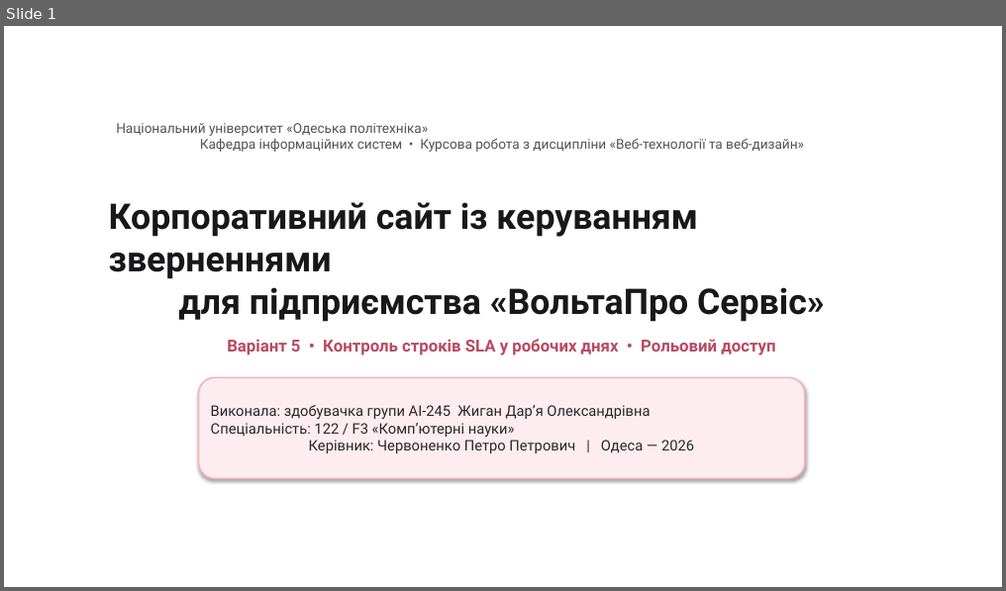
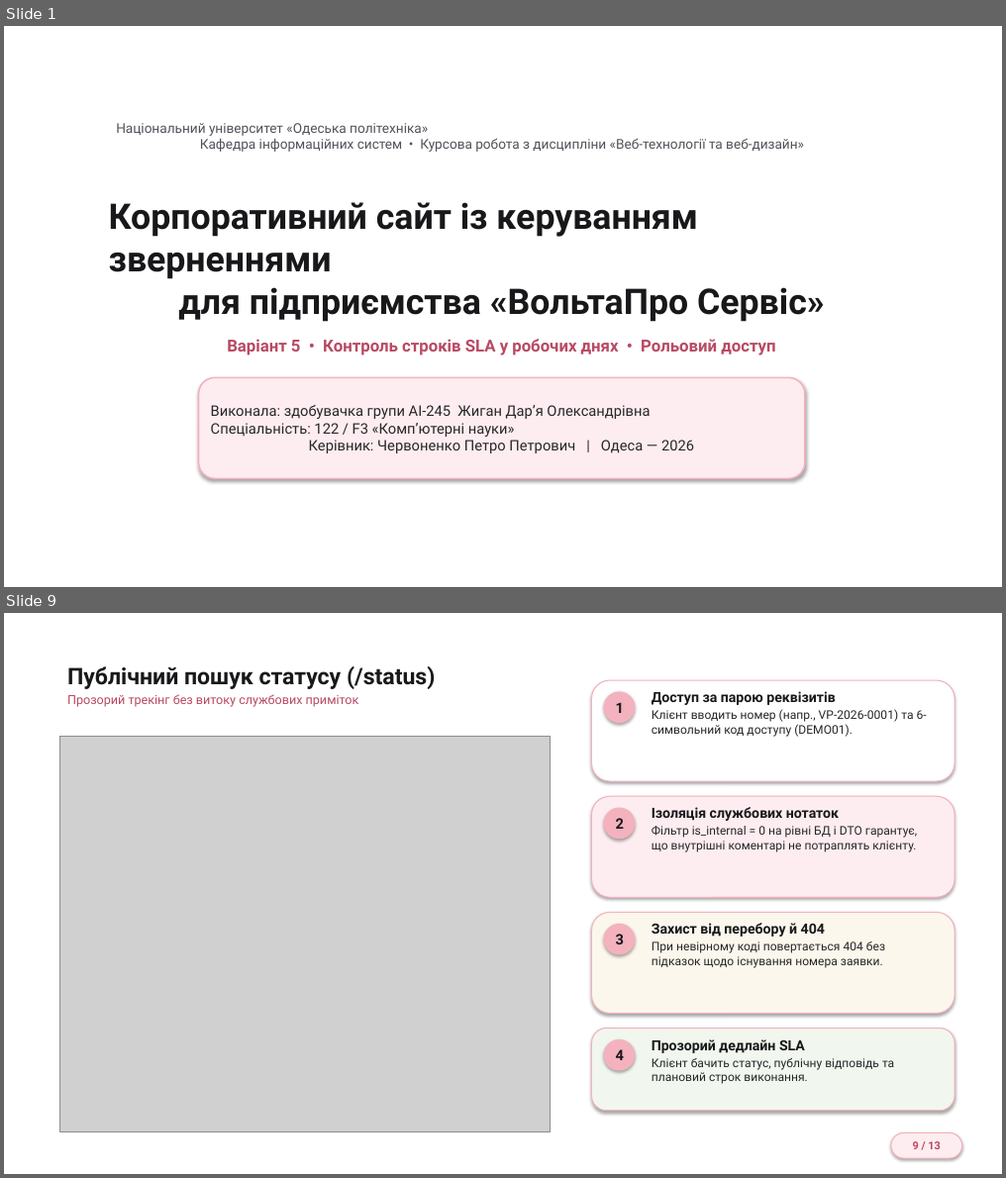
Before and after one commit to Zhyhan245/voltapro-service-inquiries, a slide deck: docs/Презентація_Жиган_Д_О_АІ-245.pptx. Shown one above the other, each under a label of ours: slide 1 before the commit, slides 1 and 9 after it; the slides between them are not shown. The pictures are 1006x591 and 1006x1178 pixels, drawn with LibreOffice and Linux fonts; fonts in the diff are those of the drawing; grey boxes stand for pictures; background and template pictures are left out. Boxes give left, top, right and bottom in pixels: in the first picture for what was removed or moved away, otherwise in the second. Text is boxed around its words. In the diff, an @@ line names an element or a change of style, - is before the commit and + after.

```diff
--- a/docs/Презентація_Жиган_Д_О_АІ-245.pptx
+++ b/docs/Презентація_Жиган_Д_О_АІ-245.pptx
@@ slide 9 added at [4,613,1002,1174], background picture (left out) @@
@@ text added at [67,666,435,707], 12 pt, text #B84A62 @@
+Публічний пошук статусу (/status)
+Прозорий трекінг без витоку службових приміток
@@ rounded rectangle added at [592,680,954,781], fill #FFFFFF, outline #F3B2BE 1 pt @@
@@ ellipse added at [604,691,635,723], fill #F3B2BE, 14 pt, text #18181B, bold @@
+1
@@ text added at [651,691,927,737], 11.5 pt, text #27272A @@
+Доступ за парою реквізитів
+Клієнт вводить номер (напр., VP-2026-0001) та 6-символьний код доступу (DEMO01).
@@ picture added at [60,737,550,1132] @@
@@ rounded rectangle added at [592,796,954,897], fill #FDEDF0, outline #F3B2BE 1 pt @@
@@ ellipse added at [604,808,635,839], fill #F3B2BE, 14 pt, text #18181B, bold @@
+2
@@ text added at [651,807,917,853], 11.5 pt, text #27272A @@
+Ізоляція службових нотаток
+Фільтр is_internal = 0 на рівні БД і DTO гарантує, що внутрішні коментарі не потраплять клієнту.
@@ rounded rectangle added at [592,912,954,1014], fill #FCF7EC, outline #F3B2BE 1 pt @@
@@ ellipse added at [604,924,635,956], fill #F3B2BE, 14 pt, text #18181B, bold @@
+3
@@ text added at [651,923,885,968], 11.5 pt, text #27272A @@
+Захист від перебору й 404
+При невірному коді повертається 404 без підказок щодо існування номера заявки.
@@ rounded rectangle added at [592,1029,954,1111], fill #F1F7EE, outline #F3B2BE 1 pt @@
@@ ellipse added at [604,1040,635,1071], fill #F3B2BE, 14 pt, text #18181B, bold @@
+4
@@ text added at [651,1040,894,1084], 11.5 pt, text #27272A @@
+Прозорий дедлайн SLA
+Клієнт бачить статус, публічну відповідь та плановий строк виконання.
@@ rounded rectangle added at [891,1134,962,1158], fill #FDEDF0, outline #F3B2BE 1 pt, 10.5 pt, text #B84A62, bold @@
+9 / 13
```
Also in this commit, not shown: 6 slides changed, 5 other slides added, 3 slides removed.
